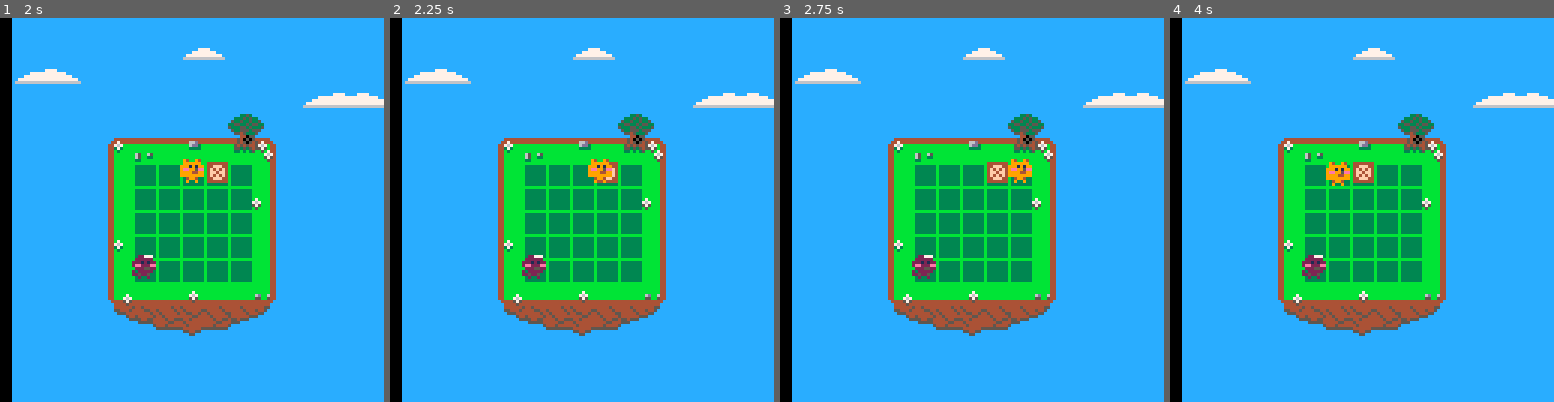
Above: before the commit, frames 1-4 (left to right).
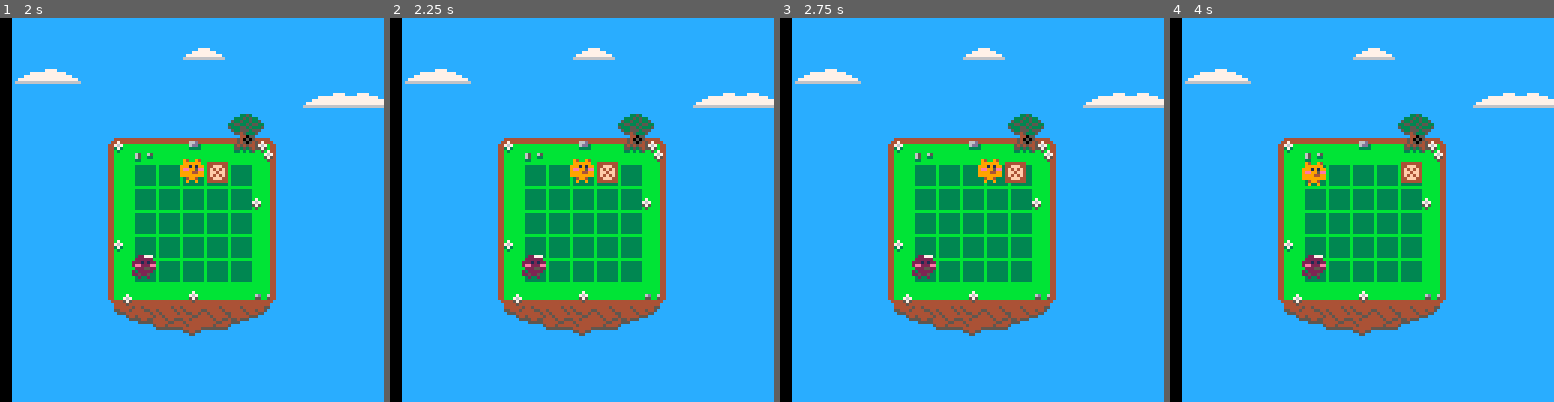
Above: after the commit, the same moments.

Repository: accidentalrebel/pico8-pop-puff
Game: PICO-8 cartridge pop-puff.p8
The game is run twice, just before and just after one commit, with the same random seed, the same clock (stepped at 60 frames per second) and the same inputs.
Inputs:
- Up to frame 1 (2 s): hold Right from 1.6 s (still down)
- Up to frame 2 (2.25 s): release Right at 2.1 s; hold Up from 2.15 s (still down)
- Up to frame 3 (2.75 s): release Up at 2.42 s; hold Right from 2.47 s (still down)
- Up to frame 4 (4 s): release Right at 3.03 s; hold Left 3.08-3.58 s; hold Down 3.63-3.97 s

Frame 1 is identical in both runs. In frame 2, 0.5% of the frame differs, in the area x 46-58%, y 36-43%; in frame 3, 0.7%; in frame 4, 1.2%, in the area x 34-66%, y 37-44%.

Commit message:
Player now stops momentum.

Diff:
--- a/pop-puff.p8
+++ b/pop-puff.p8
@@ -85,6 +85,7 @@
    attach(a,get_tile_at(col,row))
 
    a.pointing = nil
+   a.stop_on_next_tile = false
 
    return a
 end
@@ -234,6 +235,11 @@
 function on_tween_reached(tween)
    local p = tween.obj
 
+   if p.stop_on_next_tile then
+      p.stop_on_next_tile = false
+      return
+   end
+
    for i = 1,#p.parent.children,1 do
       local child = p.parent.children[i]
       if child.tag == _arrow then
@@ -334,6 +340,8 @@
    if child != nil then
       local t = get_next_tile(child,get_direction(a,child))
       slide_to_tile(child,t.col,t.row)
+
+      a.stop_on_next_tile = true
    end
 end
 
